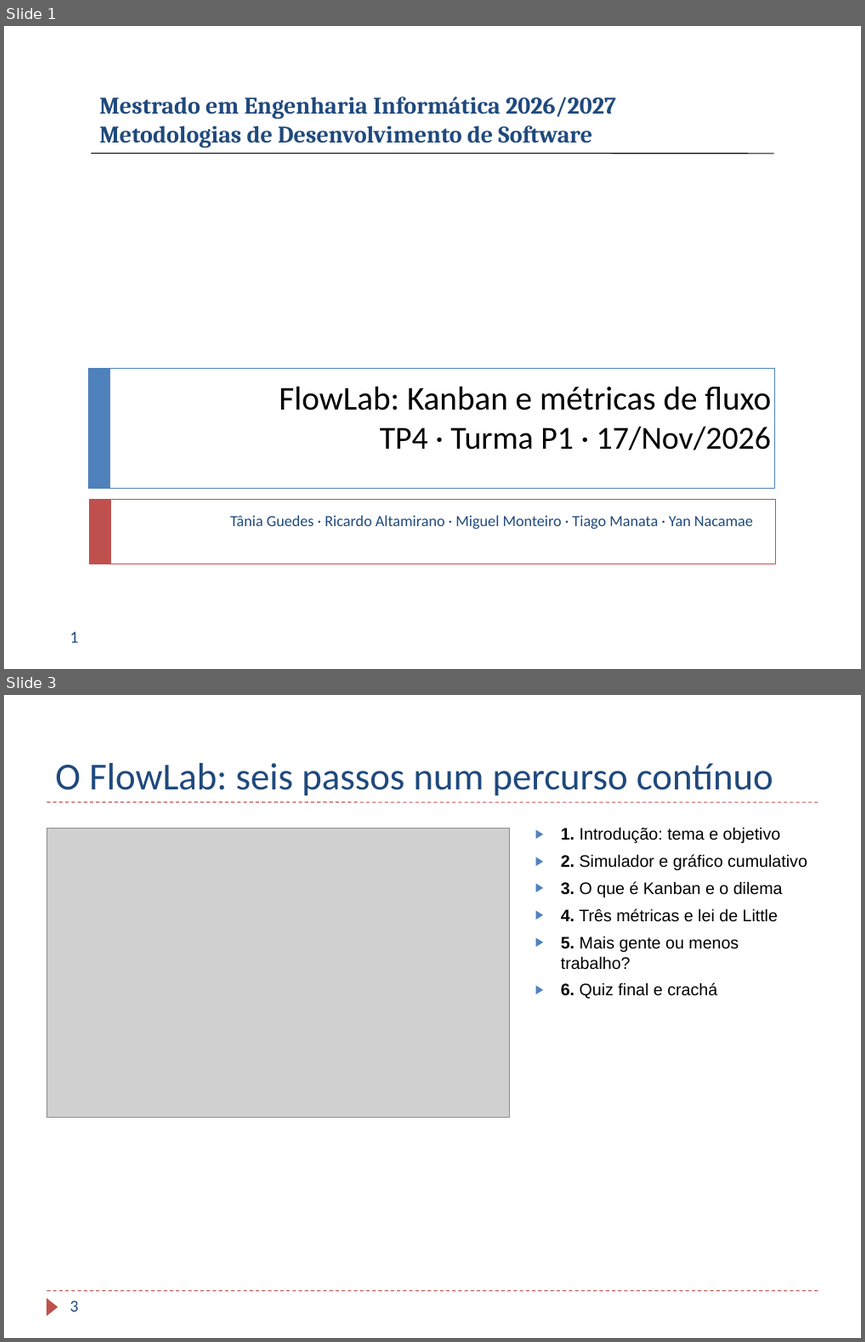
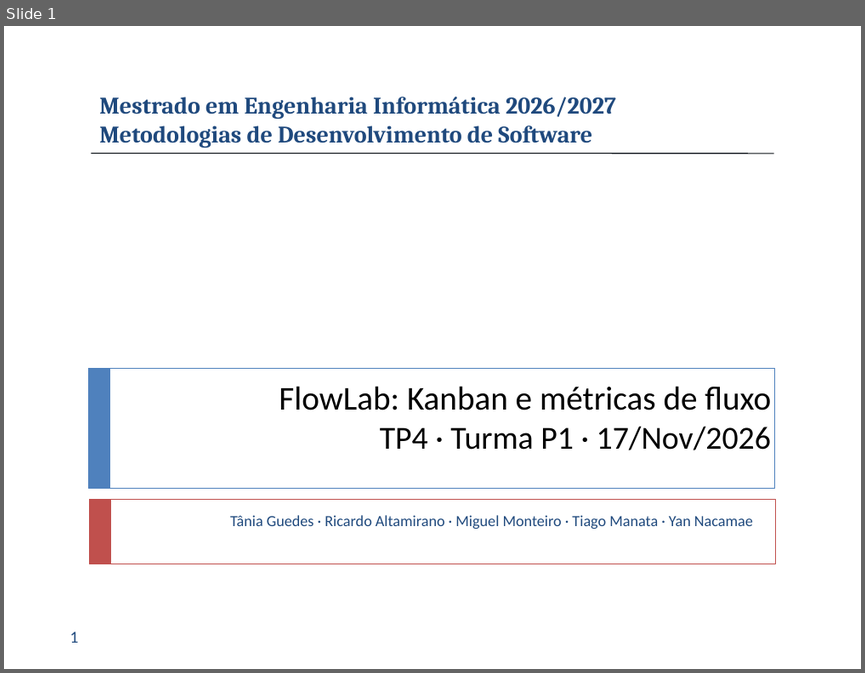
Before and after one commit to TaniaBmGuedes/MDS-TP4, a slide deck: entrega/07_Apresentacao_Final.pptx. Shown one above the other, each under a label of ours: slides 1 and 3 before the commit, slide 1 after it; the slides between them are not shown. The pictures are 865x1342 and 865x673 pixels, drawn with LibreOffice and Linux fonts; fonts in the diff are those of the drawing; grey boxes stand for pictures; background and template pictures are left out. Boxes give left, top, right and bottom in pixels: in the first picture for what was removed or moved away, otherwise in the second. Text is boxed around its words. In the diff, an @@ line names an element or a change of style, - is before the commit and + after.

Commit message:
Apresentação: sem capturas do site; um slide com o percurso dos 7 passos (o site é mostrado ao vivo)

```diff
--- a/entrega/07_Apresentacao_Final.pptx
+++ b/entrega/07_Apresentacao_Final.pptx
@@ slide 3 removed at [4, 695, 861, 1338], background #FFFFFF @@
@@ title removed at [55, 763, 773, 796] @@
-O FlowLab: seis passos num percurso contínuo
@@ line removed from (46, 802) to (818, 802) @@
@@ picture removed at [46, 828, 510, 1117] @@
@@ text removed at [561, 827, 807, 998] @@
-▶ 1. Introdução: tema e objetivo
-▶ 2. Simulador e gráfico cumulativo
-▶ 3. O que é Kanban e o dilema
-▶ 4. Três métricas e lei de Little
-▶ 5. Mais gente ou menos trabalho?
-▶ 6. Quiz final e crachá
@@ line removed from (46, 1291) to (818, 1291) @@
@@ triangle removed at [46, 1298, 58, 1315] @@
@@ page number removed at [70, 1300, 79, 1311] @@
-3
```
Also in this commit, not shown: 5 slides changed, 5 slides added, 3 other slides removed.
